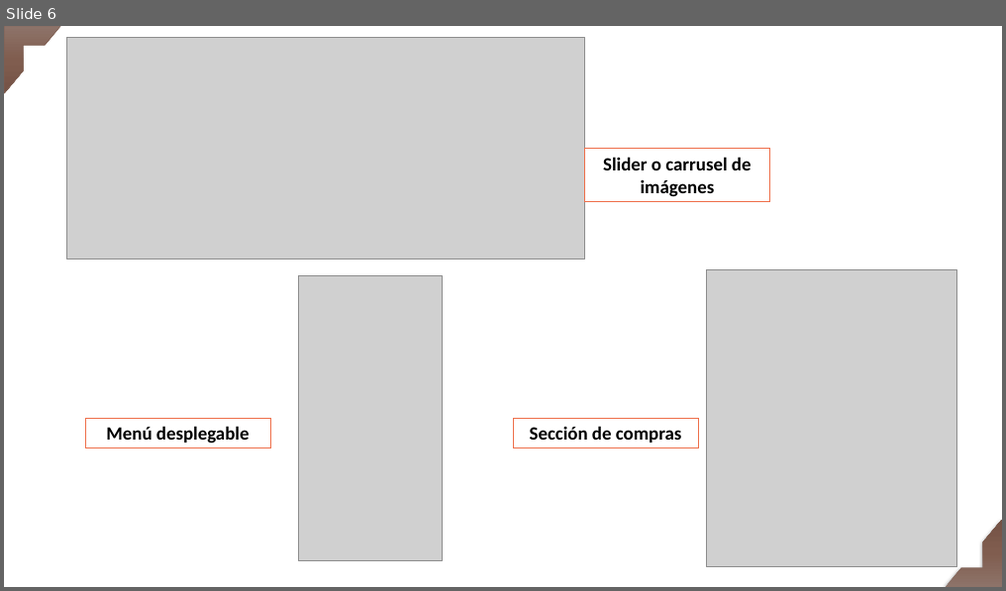
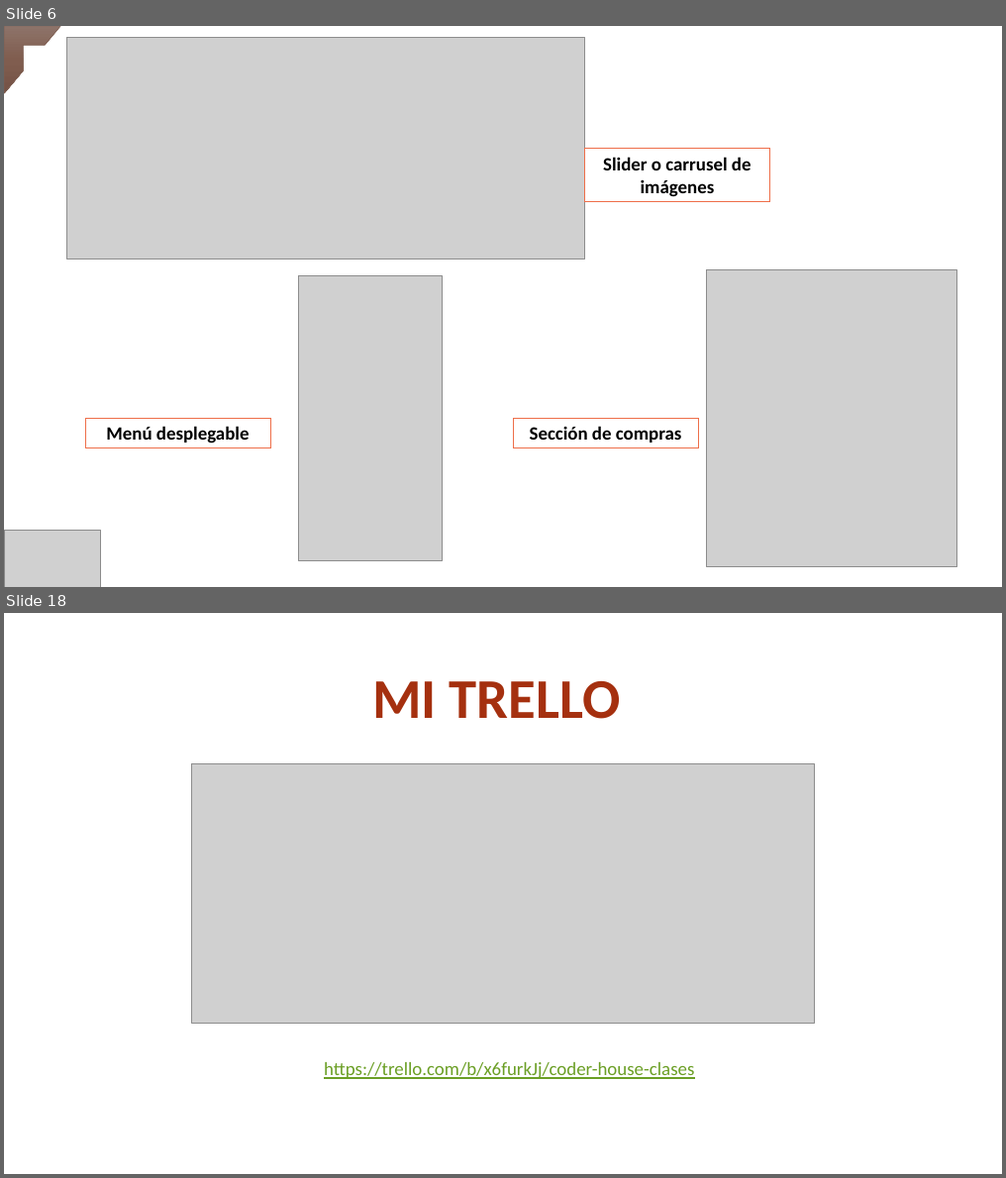
Before and after one commit to sulayloor/proyecto-final-coderhouse, a slide deck: PROYECTO FINAL 1.pptx. Shown one above the other, each under a label of ours: slide 6 before the commit, slides 6 and 18 after it; the slides between them are not shown. The pictures are 1006x591 and 1006x1178 pixels, drawn with LibreOffice and Linux fonts; fonts in the diff are those of the drawing; grey boxes stand for pictures. Boxes give left, top, right and bottom in pixels: in the first picture for what was removed or moved away, otherwise in the second. Text is boxed around its words. In the diff, an @@ line names an element or a change of style, - is before the commit and + after.

```diff
--- a/PROYECTO FINAL 1.pptx
+++ b/PROYECTO FINAL 1.pptx
@@ slide 18 added at (4,613,1002,1174), background #FFFFFF @@
@@ text added at (372,681,621,719), 54 pt, text #A5300F, bold @@
+MI TRELLO
@@ picture added at (192,764,815,1023) @@
@@ text added at (324,1062,694,1079), 18 pt, text #6B9F25, underline @@
+https://trello.com/b/x6furkJj/coder-house-clases
@@ slide 6 changed as well @@
@@ half frame removed at (945,520,1002,587) @@
@@ picture added at (4,531,100,587) @@
```
Also in this commit, not shown: 4 other slides changed, 11 other slides added, 1 other file.
